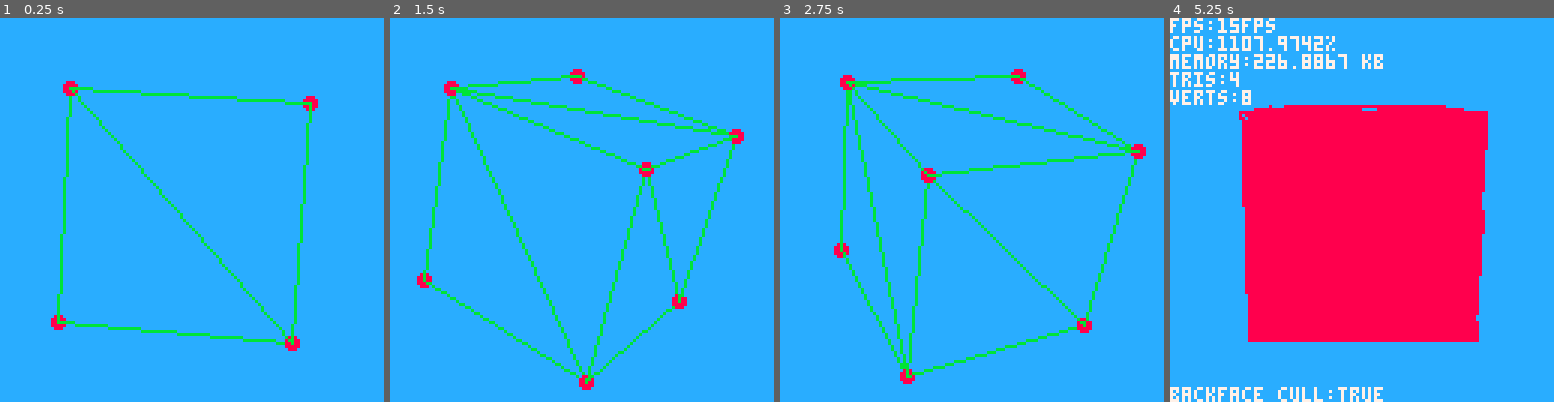
Above: before the commit, frames 1-4 (left to right).
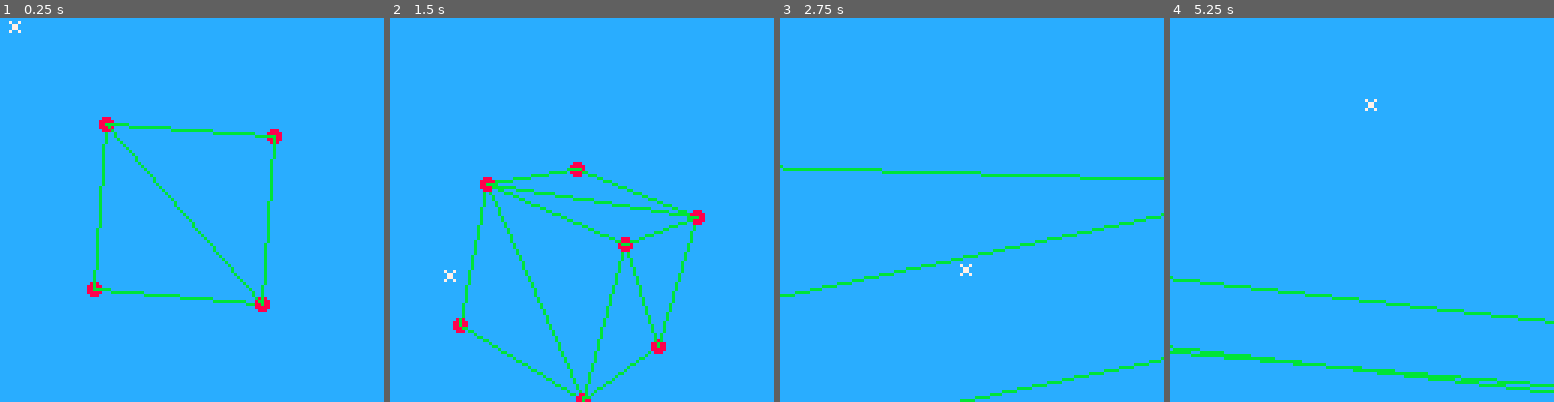
Above: after the commit, the same moments.

Repository: Woj-Rak/PICO-8-RENDERER
Game: PICO-8 cartridge renderer.p8
The game is run twice, just before and just after one commit, with the same random seed, the same clock (stepped at 60 frames per second) and the same inputs.
Inputs (mouse positions are in pixels of both pictures, inside the frame that each line leads up to):
- Up to frame 1 (0.25 s): no input
- Up to frame 2 (1.5 s): tap X (X key) at 0.33, 1.07 s; click (670, 121) at 0.67 s; tap O (Z key) at 0.7 s; click (436, 267) at 1.22 s
- Up to frame 3 (2.75 s): hold Right 1.6-2.1 s; tap O (Z key) at 1.7, 2.1, 2.5 s; click (887, 114) at 1.77 s; tap X (X key) at 1.85 s; hold Up 2.15-2.42 s; click (952, 259) at 2.32 s; hold Right from 2.47 s (still down)
- Up to frame 4 (5.25 s): click (1404, 106) at 2.87 s; tap O (Z key) every 0.4 s from 2.9 to 4.9 s; tap X (X key) at 2.97, 4.08, 5.2 s; release Right at 3.03 s; hold Left 3.08-3.58 s; click (1465, 256) at 3.42 s; hold Down 3.63-3.97 s; click (1231, 102) at 3.97 s; hold Right 4.02-4.68 s; click (1292, 248) at 4.52 s; hold Up 4.73-5.03 s; click (1354, 94) at 5.07 s; hold Left from 5.08 s (still down)

The runs differ from the first frame. In frame 1, 4.9% of the frame differs, in the area x 2-83%, y 0-87%; in frame 2, 7.9%; in frame 3, 6.8%; in frame 4, 44%, in the area x 0-100%, y 0-100%.

Commit message:
camera look, mouse and removal of the z-buffer

Diff:
--- a/camera.lua
+++ b/camera.lua
@@ -4,7 +4,9 @@
         direction = vec(0, 0, 1),
         velocity = vec(),
         yaw = 0,
-        pitch = 0
+        pitch = 0,
+        move_speed = 0.01,
+        scroll_speed = 0.1
     }
 end
 
@@ -26,3 +28,52 @@
 
     return target
 end
+
+function camera_movement(c)
+    -- keyboard
+    -- forward
+    if btn(2) then
+        c.velocity = vec_mul(c.direction, c.move_speed)
+        c.position = vec_add(c.position, c.velocity)
+    end
+    -- back
+    if btn(3) then
+        c.velocity = vec_mul(c.direction, c.move_speed)
+        c.position = vec_sub(c.position, c.velocity)
+    end
+    -- left
+    if btn(0) then
+        c.position.x -= c.move_speed
+    end
+    -- right
+    if btn(1) then
+        c.position.x += c.move_speed
+    end
+
+    -- mouse
+    if mouse.button == 1 then
+        -- pitch
+        if mouse.y < mouse.last_y then
+            c.pitch -= mouse.move_sens
+        end
+        if mouse.y > mouse.last_y then
+            c.pitch += mouse.move_sens
+        end
+        -- yaw
+        if mouse.x < mouse.last_x then
+            c.yaw += mouse.move_sens
+        end
+        if mouse.x > mouse.last_x then
+            c.yaw -= mouse.move_sens
+        end
+    end
+
+    if mouse.scroll == 1 then
+        c.position.y -= c.scroll_speed
+    end
+    if mouse.scroll == -1 then
+        c.position.y += c.scroll_speed
+    end
+
+    --printh(dump(c.position))
+end
--- a/draw.lua
+++ b/draw.lua
@@ -1,4 +1,3 @@
-z_buffer = {}
 backface_culling = true
 
 -- drawing modes
@@ -11,14 +10,6 @@
 drawing_mode = 1
 max_draw_mode = 5
 
-function clear_z_buffer()
-    for x=0, 127 do
-        z_buffer[x] = {}
-        for y=0, 127 do
-            z_buffer[x][y] = 0
-        end
-    end
-end
 
 function draw_triangle(x0, y0, x1, y1, x2, y2, c)
     line(x0, y0, x1, y1, c)
@@ -55,14 +46,8 @@
     interpolated_reciprocal_w = (1 / point_a.w) * weights.x + (1 / point_b.w) * weights.y + (1 / point_c.w) * weights.z
     interpolated_reciprocal_w = 1 - interpolated_reciprocal_w
 
-    -- take the z buffer into consideration when drawing the pixel
-    --if (interpolated_reciprocal_w < z_buffer[x][y]) then
-        -- draw the pixel
-        pset(x, y, c)
-
-        -- update the z_buffer for the updated pixel
-        --z_buffer[x][y] = interpolated_reciprocal_w
-    --end
+    -- draw the pixel
+    pset(x, y, c)
 end
 
 function draw_triangle_filled(x0, y0, z0, w0, x1, y1, z1, w1, x2, y2, z2, w2, c)
--- /dev/null
+++ b/mouse.lua
@@ -0,0 +1,46 @@
+mouse_x_offset = 2
+
+mouse = {
+    -- mouse position
+    x,y,last_x,last_y,
+    -- mouse sensitivity
+    move_sens = 0.05,
+    -- button
+    button,
+    -- scrl
+    scroll,
+    -- init mouse input
+    init = function()
+      poke(0x5f2d, 1)
+    end,
+    --mouse cursor draw function
+    draw = function()
+        if mouse.button == 1 then
+            spr(1, mouse.x+mouse_x_offset, mouse.y)
+        else
+            spr(0, mouse.x+mouse_x_offset, mouse.y)
+        end
+    end,
+    -- return int:button [0..4]
+    -- 0 .. no button
+    -- 1 .. left
+    -- 2 .. right
+    -- 4 .. middle
+    get_button = function()
+        mouse.button=stat(34)
+    end,
+    -- return int:direction
+    -- 0 .. no scroll
+    -- 1 .. up scroll
+    -- -1 .. down scroll
+    wheel = function()
+        mouse.scroll=stat(36)
+    end,
+    -- return int:x, int:y, onscreen:bool
+    update = function()
+        mouse.last_x, mouse.last_y = mouse.x, mouse.y
+        mouse.x,mouse.y = stat(32)-1,stat(33)-1
+        mouse.get_button()
+        mouse.wheel()
+    end,
+}
--- a/renderer.p8
+++ b/renderer.p8
@@ -4,6 +4,7 @@
 -- PICO-8 SOFTWARE RENDERER
 -- BY WOJTEK RAK
 #include utils.lua
+#include mouse.lua
 #include camera.lua
 #include vectors.lua
 #include draw.lua
@@ -13,14 +14,11 @@
 
 -- TODO:
 -- move the mesh loading to the drag and drop (file_test.p8 has the examples)
--- matrices
 -- camera movement
     -- mouse
 -- some sort of a lighting implementation
--- fix z-buffer functionality (a maybe depending on the point below)
 -- look into filled triangle performance (it's extremely bad right now with the cube mesh)
     -- + try scan line with rectfill?
-    -- + remove the zbuffer stuff :(
 -- optimize the useage of matrices for better performance
 -- texture loading
 
@@ -28,9 +26,7 @@
 
 -- main
 function _init()
-    -- initialize the z buffer
-    clear_z_buffer()
-
+    mouse.init()
     cam = camera()
     cam.position = vec(0, 0, -1)
 
@@ -40,17 +36,7 @@
     zfar = 100
     proj_matrix = mat_perspective(fov, 1, znear, zfar)
 
-    --
     load_cube_mesh()
-end
-
--- old, hopefully to be removed
-function project(v)
-    return vec(
-        (fov*v.x) / v.z,
-        (fov*v.y) / v.z,
-        0
-    )
 end
 
 function _update()
@@ -72,6 +58,11 @@
     if btnp(❎) and btn(🅾️) then
         debug = not debug
     end
+    -- mouse input
+    mouse.update()
+
+    -- camera movement
+    camera_movement(cam)
 
     -- gfx process
     triangles_to_render = {}
@@ -84,7 +75,7 @@
         cur_mesh.rotation.z += 0.01
 
         -- initial offset for the camera
-        cur_mesh.translation.z = 5
+        cur_mesh.translation.z = 7
 
         -- view matrix
         local target = cam_lookat_target(cam)
@@ -204,15 +195,15 @@
 
     end
 
+    -- mouse draw
+    mouse.draw()
+
     -- debug output
     if (debug) then
         color(7)
         print_sys_info()
         print_mesh_info()
     end
-
-    -- clear the z_buffer at the end of every frame
-    clear_z_buffer()
 end
 
 __gfx__
